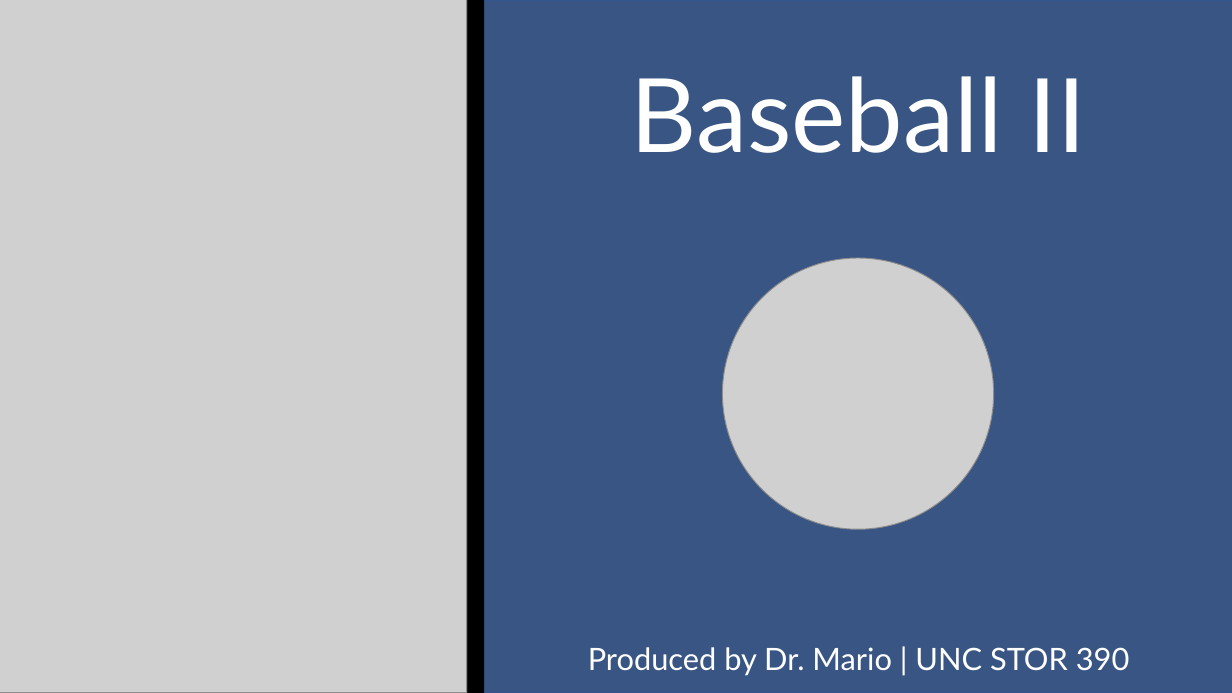
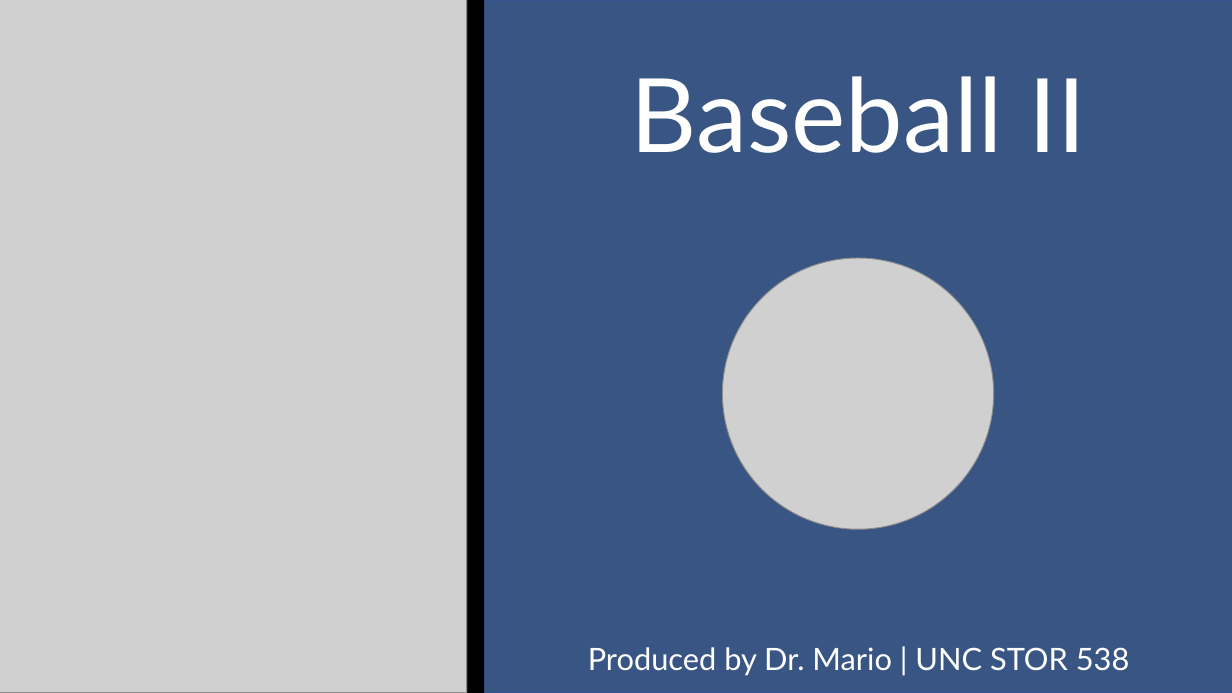
Before and after one commit to SuperMarioGiacomazzo/STOR538_WEBSITE, a slide deck: slide 1 of Slides/Baseball 2/Baseball_2_Lecture.pptx. Drawn at 1232x693 pixels with LibreOffice and Linux fonts; fonts in the diff are those of the drawing; grey boxes stand for pictures. Boxes give left, top, right and bottom in pixels: in the first picture for what was removed or moved away, otherwise in the second. Text is boxed around its words. In the diff, an @@ line names an element or a change of style, - is before the commit and + after.

Commit message:
Slides Commit

```diff
--- a/Slides/Baseball 2/Baseball_2_Lecture.pptx
+++ b/Slides/Baseball 2/Baseball_2_Lecture.pptx
@@ subtitle at <box>588,647,1130,676</box>: text changed @@
-Produced by Dr. Mario | UNC STOR 390
+Produced by Dr. Mario | UNC STOR 538
```
Also in this commit, not shown: 5 other files.
